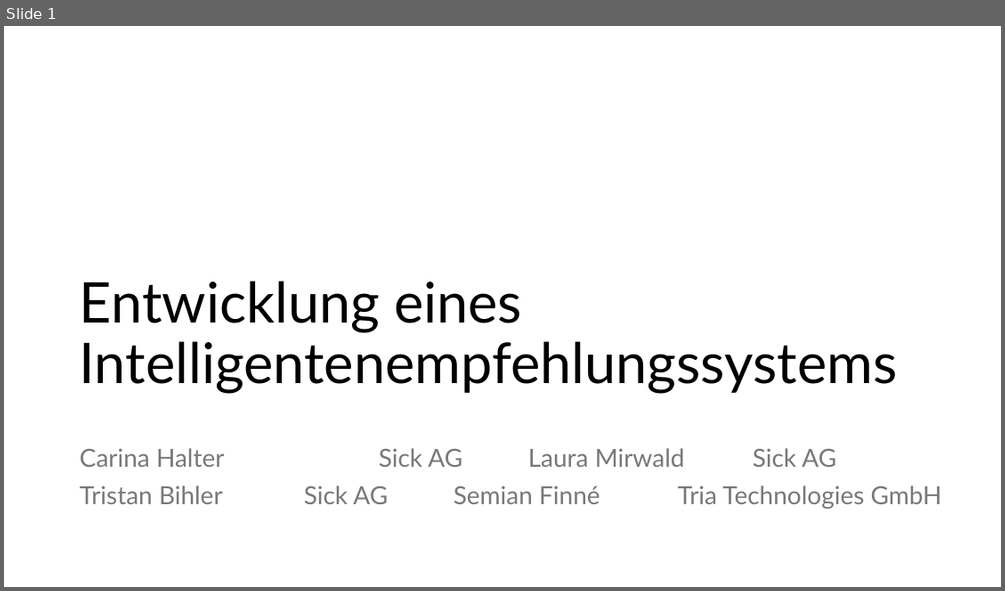
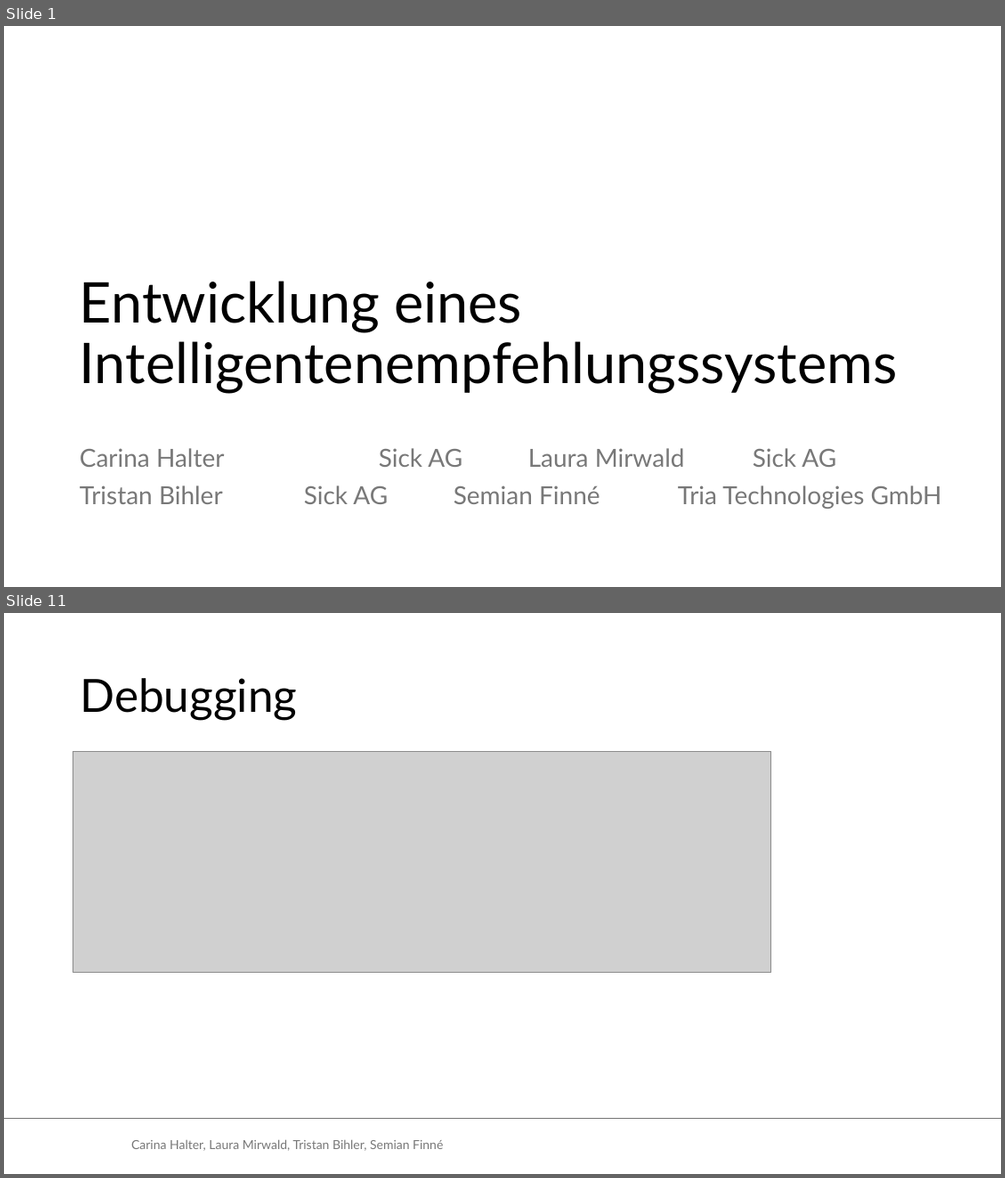
Before and after one commit to Tristan-Bihler/2_Semester_Projekt, a slide deck: Dokumentation/Entwicklung eines Intelligentenempfehlungssystems.pptx. Shown one above the other, each under a label of ours: slide 1 before the commit, slides 1 and 11 after it; the slides between them are not shown. The pictures are 1005x591 and 1005x1178 pixels, drawn with LibreOffice and Linux fonts; fonts in the diff are those of the drawing; grey boxes stand for pictures; background and template pictures are left out. Boxes give left, top, right and bottom in pixels: in the first picture for what was removed or moved away, otherwise in the second. Text is boxed around its words. In the diff, an @@ line names an element or a change of style, - is before the commit and + after.

```diff
--- a/Dokumentation/Entwicklung eines Intelligentenempfehlungssystems.pptx
+++ b/Dokumentation/Entwicklung eines Intelligentenempfehlungssystems.pptx
@@ slide 11 added at (4, 613, 1001, 1174), background #FFFFFF @@
@@ title added at (80, 678, 297, 720), 44 pt, text #000000 @@
+Debugging
@@ picture added at (73, 751, 770, 972) @@
@@ line added from (4, 1119) to (1001, 1119), #747474 1.5 pt @@
@@ text added at (131, 1139, 443, 1151), 12 pt, text #797979 @@
+Carina Halter, Laura Mirwald, Tristan Bihler, Semian Finné
```
Also in this commit, not shown: 3 slides changed, 8 other slides added, 2 slides removed, 1 other file.
